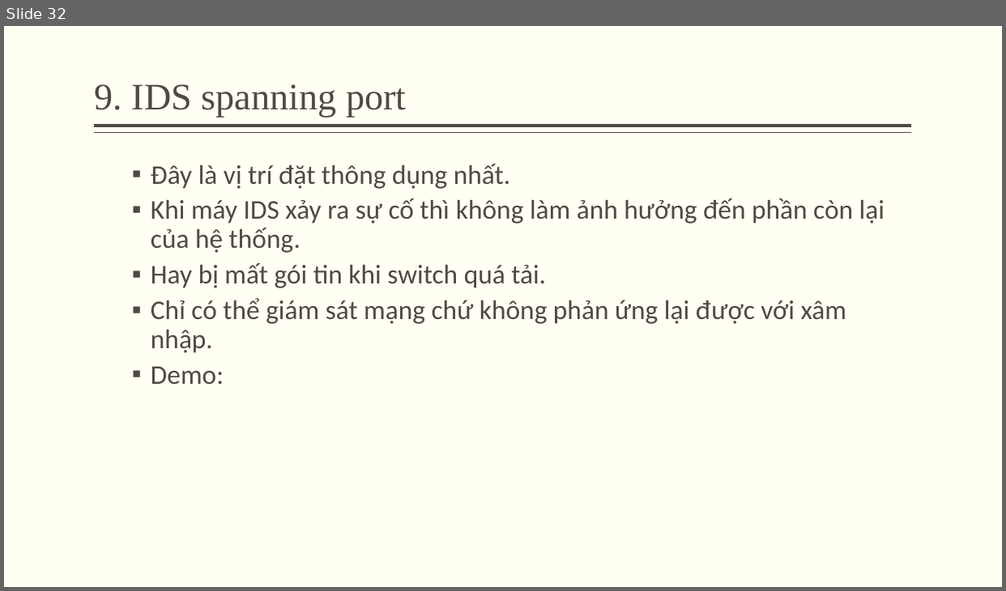
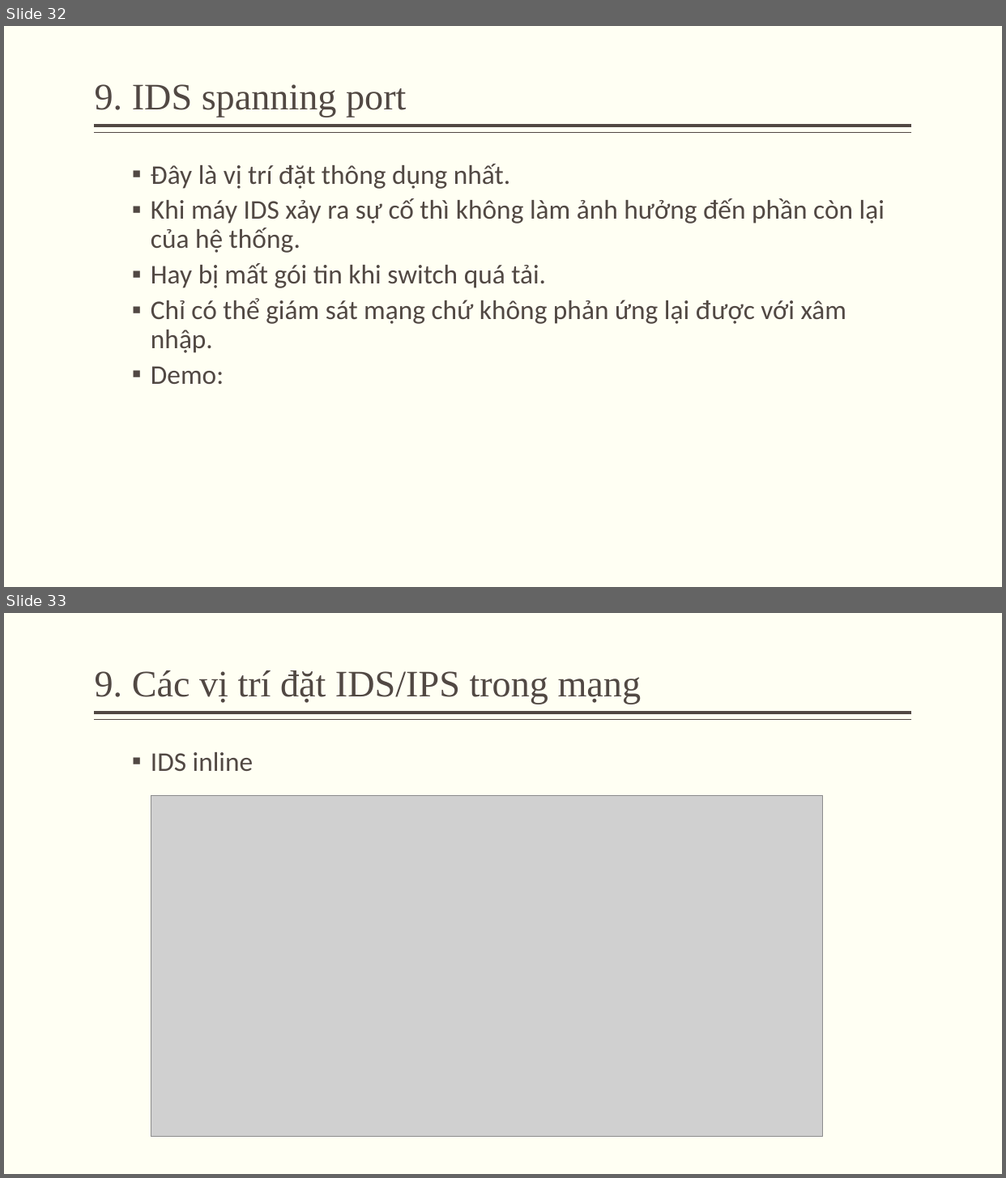
Before and after one commit to minhquan1418/do_an_ATMNC, a slide deck: silde.pptx. Shown one above the other, each under a label of ours: slide 32 before the commit, slides 32 and 33 after it. The pictures are 1006x591 and 1006x1178 pixels, drawn with LibreOffice and Linux fonts; fonts in the diff are those of the drawing; grey boxes stand for pictures. Boxes give left, top, right and bottom in pixels: in the first picture for what was removed or moved away, otherwise in the second. Text is boxed around its words. In the diff, an @@ line names an element or a change of style, - is before the commit and + after.

```diff
--- a/silde.pptx
+++ b/silde.pptx
@@ slide 33 added at [4, 613, 1002, 1174], background #FFFFF3; not listed: 2 template elements that a slide beside it also shows @@
@@ title added at [95, 671, 641, 705], 36 pt, text #514843 @@
+9. Các vị trí đặt IDS/IPS trong mạng
@@ text added at [151, 752, 253, 771], 26 pt, text #514843 @@
+  ▪ IDS inline
@@ picture added at [151, 796, 823, 1137] @@
```
Also in this commit, not shown: 8 other slides added, 10 slides removed, 1 other file.
